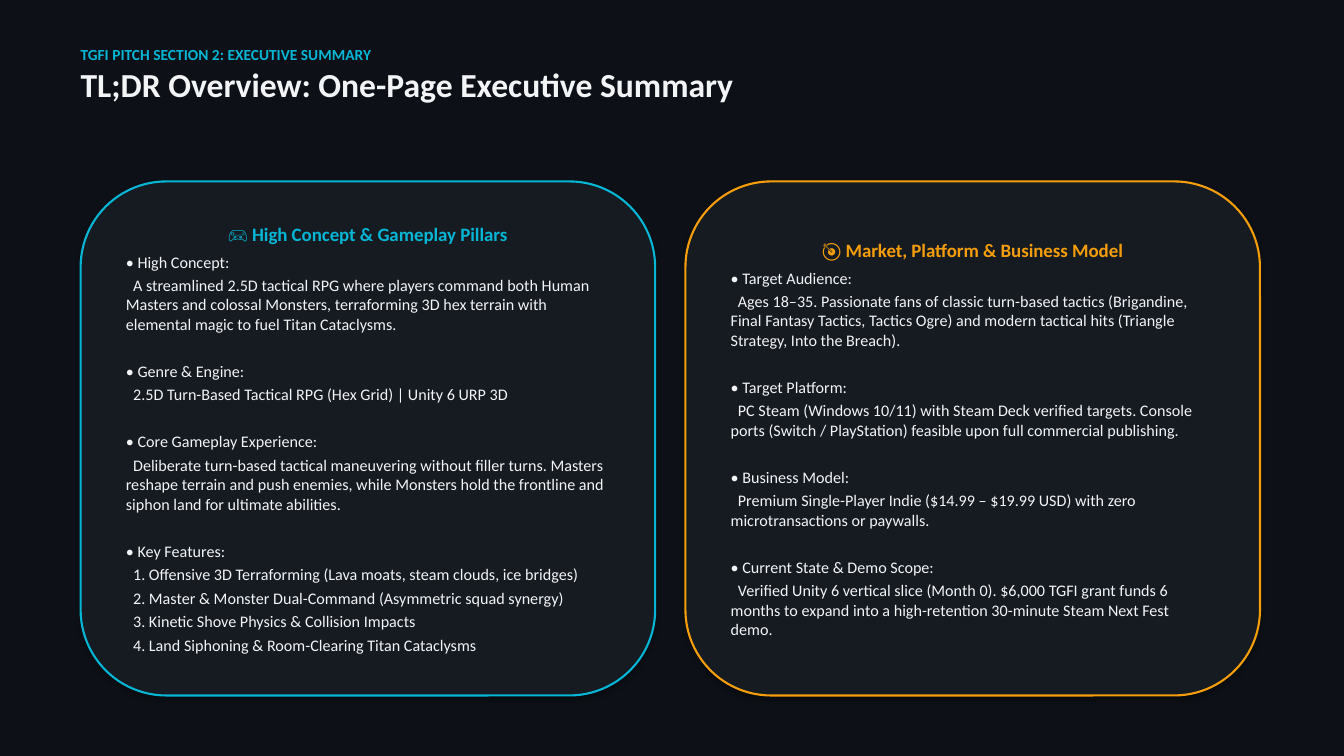
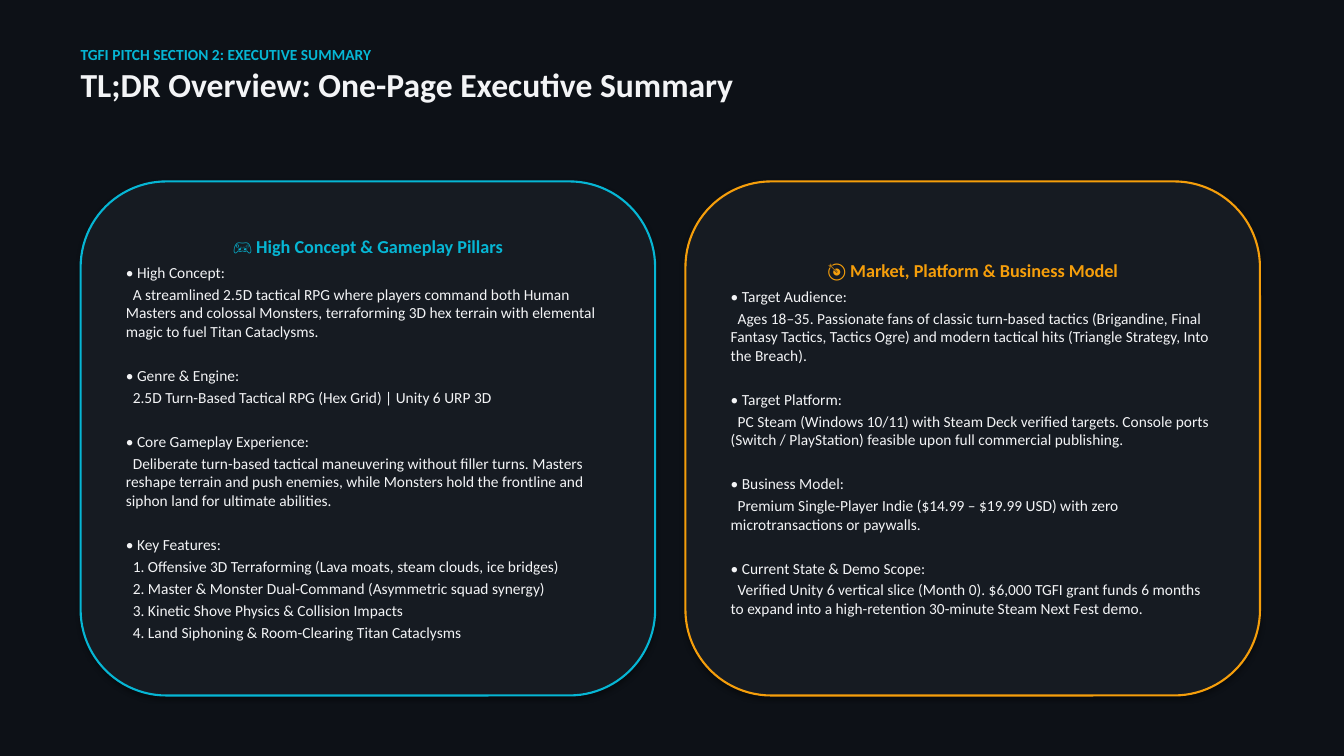
Before and after one commit to HackerMan998/ElementalHexTactics3D, a slide deck: slide 2 of ElementalHexTactics_PitchDeck.pptx. Drawn at 1344x756 pixels with LibreOffice and Linux fonts; fonts in the diff are those of the drawing. Boxes give left, top, right and bottom in pixels: in the first picture for what was removed or moved away, otherwise in the second. Text is boxed around its words. In the diff, an @@ line names an element or a change of style, - is before the commit and + after.

Commit message:
feat: condense PPTX pitch deck into exact 7 slides matching official TGFI template

```diff
--- a/ElementalHexTactics_PitchDeck.pptx
+++ b/ElementalHexTactics_PitchDeck.pptx
@@ rounded rectangle "🎮 High Concept & Gameplay ..." at (x1=81, y1=181, x2=655, y2=696): size 13.5 to 13 pt in "🎮 High Concept & Gameplay Pillars"; size 11.5 to 11 pt; less space between paragraphs @@
@@ rounded rectangle "🎯 Market, Platform & Business ..." at (x1=686, y1=181, x2=1260, y2=696): size 13.5 to 13 pt in "🎯 Market, Platform & Business Model"; size 11.5 to 11 pt; less space between paragraphs @@
```
Also in this commit, not shown: 5 other slides changed, 4 slides removed.
